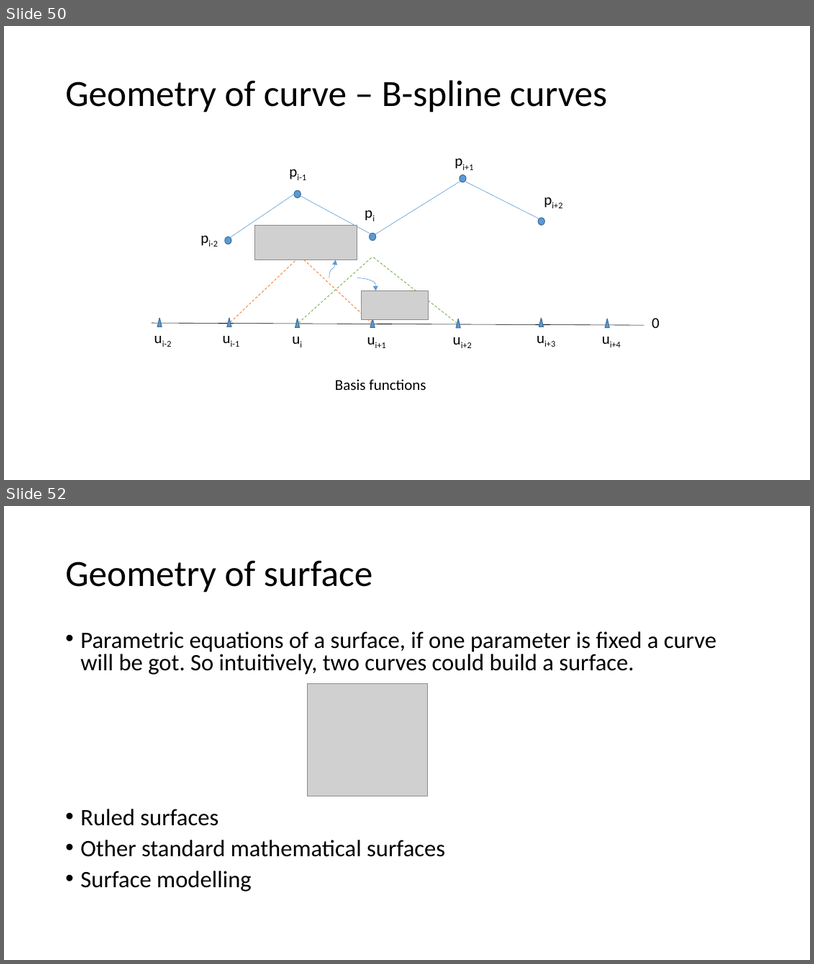
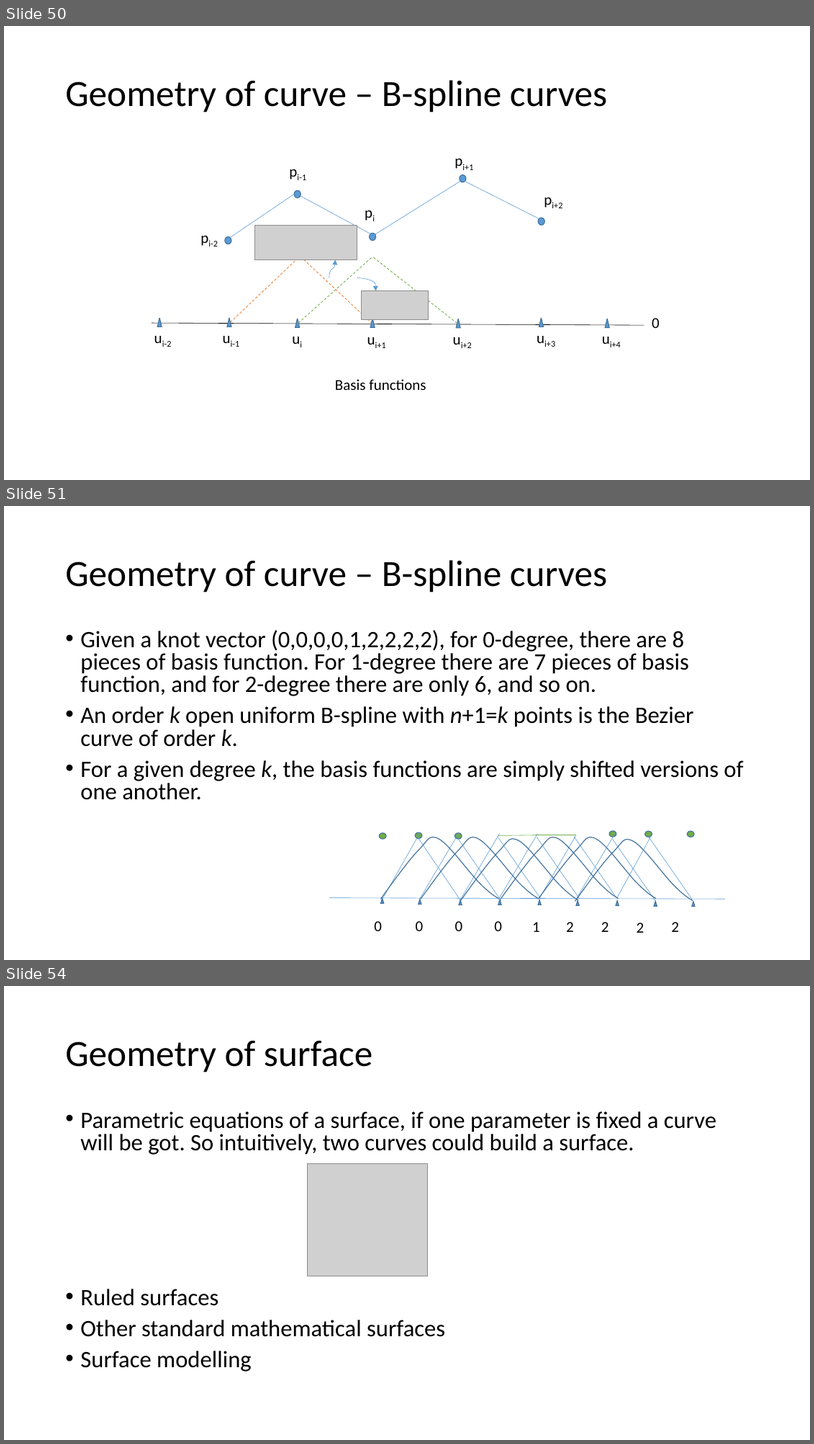
Before and after one commit to Jinny-Ching/cad_cam_course, a slide deck: CAD_CAM.pptx. Shown one above the other, each under a label of ours: slides 50 and 52 before the commit, slides 50, 51 and 54 after it; the slides between them are not shown. The pictures are 814x964 and 814x1444 pixels, drawn with LibreOffice and Linux fonts; fonts in the diff are those of the drawing; grey boxes stand for pictures. Boxes give left, top, right and bottom in pixels: in the first picture for what was removed or moved away, otherwise in the second. Text is boxed around its words. In the diff, an @@ line names an element or a change of style, - is before the commit and + after.

Commit message:
b-spline deep understanding

```diff
--- a/CAD_CAM.pptx
+++ b/CAD_CAM.pptx
@@ slide 51 added at (x1=4, y1=506, x2=810, y2=960), background #FFFFFF @@
@@ title added at (x1=65, y1=560, x2=607, y2=592), 44 pt, text #000000 @@
+Geometry of curve – B-spline curves
@@ text added at (x1=80, y1=630, x2=743, y2=800), 28 pt, text #000000 @@
+• Given a knot vector (0,0,0,0,1,2,2,2,2), for 0-degree, there are 8 pieces of basis function. For 1-degree there are 7 pieces of basis function, and for 2-degree there are only 6, and so on.
+• An order k open uniform B-spline with n+1=k points is the Bezier curve of order k.
+• For a given degree k, the basis functions are simply shifted versions of one another.
@@ group added at (x1=329, y1=831, x2=725, y2=932): 17 lines, 9 triangles, 9 texts, 6 ellipses, 6 freeform shapes @@
+0
+0
+0
+0
+1
+2
+2
+2
+2
@@ what was slide 52 is now slide 54 @@
```
Also in this commit, not shown: 3 slides changed, 1 other slide added.
